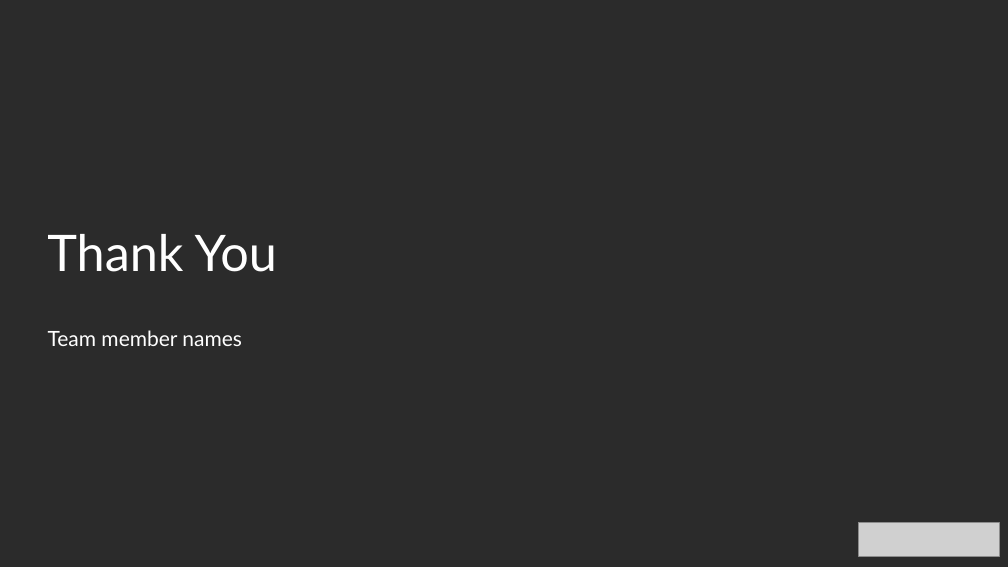
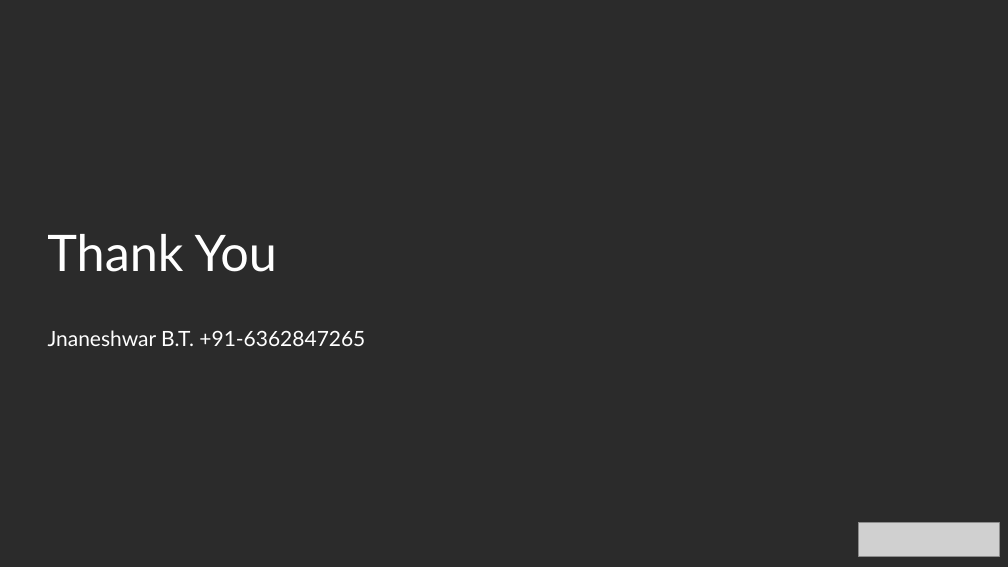
Before and after one commit to jbt1607/Sustainability-Hack, a slide deck: slide 10 of Idea/GreenSoftwareDevelopment.pptx. Drawn at 1008x567 pixels with LibreOffice and Linux fonts; fonts in the diff are those of the drawing; grey boxes stand for pictures; background and template pictures are left out; a plain dark background stands for a picture behind light text. Boxes give left, top, right and bottom in pixels: in the first picture for what was removed or moved away, otherwise in the second. Text is boxed around its words. In the diff, an @@ line names an element or a change of style, - is before the commit and + after.

```diff
--- a/Idea/GreenSoftwareDevelopment.pptx
+++ b/Idea/GreenSoftwareDevelopment.pptx
@@ subtitle at <box>48,330,365,346</box>: text changed @@
-Team member names
+Jnaneshwar B.T. +91-6362847265
```
Also in this commit, not shown: 1 other slide changed, 1 other file.
